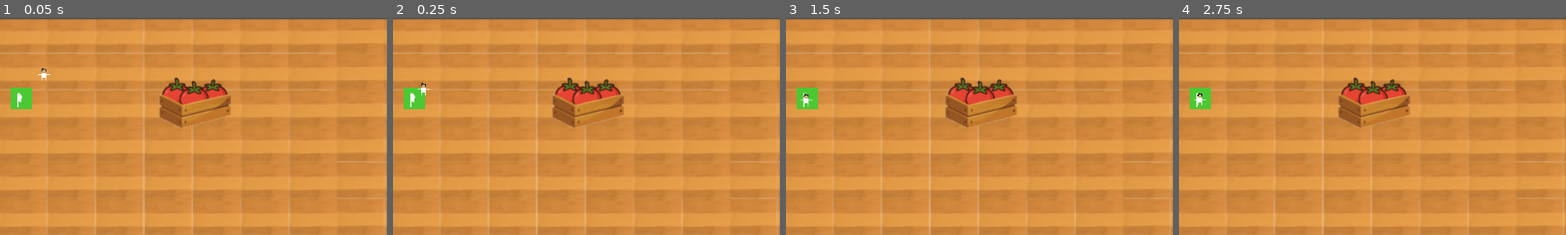
Above: before the commit, frames 1-4 (left to right).
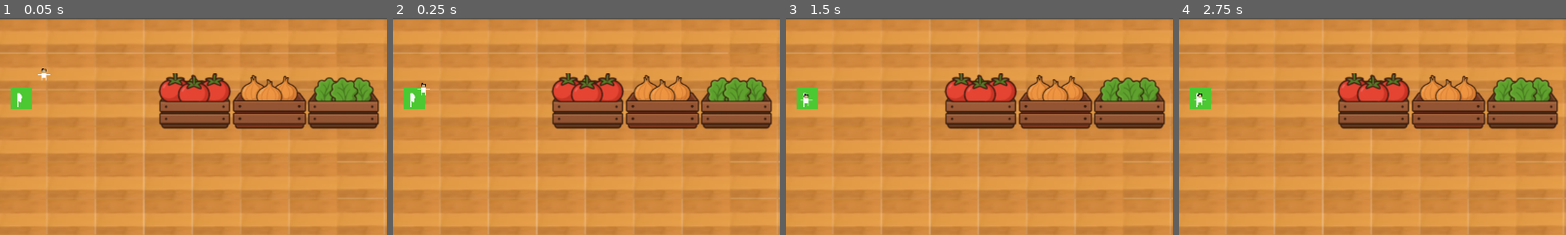
Above: after the commit, the same moments.

Repository: K41lee/Overcooked
Game: Godot game, scene res://Scene/Main/main.tscn
The game is run twice, just before and just after one commit, with the same random seed, the same clock (stepped at 60 frames per second) and the same inputs.
Inputs:
- Up to frame 1 (0.05 s): no input
- Up to frame 2 (0.25 s): no input
- Up to frame 3 (1.5 s): tap Enter (ui_accept) at 0.5, 0.77, 1.25 s; hold Right (ui_right) 0.53-1.28 s; hold Down (ui_down) from 1.28 s (still down)
- Up to frame 4 (2.75 s): tap Enter (ui_accept) at 1.52, 2 s; release Down (ui_down) at 2.03 s; hold Right (ui_right) from 2.03 s (still down)
The pictures show only the part of the screen within x 7-57%, y 0-50%; the shares and areas given below are measured in that part.

The runs differ from the first frame. In frame 1, 11% of the frame differs, in the area x 40-98%, y 25-52%; in frame 2, 11%; in frame 3, 11%; in frame 4, 11%.
Error in both runs: Attempt to call function 'get_overlapping_bodies' in base 'null instance' on a null instance. (res://Scene/Character/Script/player.gd:23)

Commit message:
Texture, bac et aliment

Diff:
--- a/Scene/Item/Food/scene/oignon.tscn
+++ b/Scene/Item/Food/scene/oignon.tscn
@@ -1,9 +1,11 @@
-[gd_scene load_steps=2 format=3 uid="uid://b5jb8vglbxrv7"]
+[gd_scene load_steps=3 format=3 uid="uid://b5jb8vglbxrv7"]
 
 [ext_resource type="Script" uid="uid://bq5pbrgsa34yo" path="res://Scene/Item/Food/Script/IngredientGenerale.gd" id="1_rrqvi"]
+[ext_resource type="Texture2D" uid="uid://dgmobnsgpiuxf" path="res://Scene/Item/Food/Sprite/Oignon.png" id="2_ud7rw"]
 
 [node name="oignon" type="Node2D"]
 script = ExtResource("1_rrqvi")
 ingredient_name = "oignon"
 
 [node name="Sprite2D" type="Sprite2D" parent="."]
+texture = ExtResource("2_ud7rw")
--- a/Scene/Item/Food/scene/salade.tscn
+++ b/Scene/Item/Food/scene/salade.tscn
@@ -1,9 +1,11 @@
-[gd_scene load_steps=2 format=3 uid="uid://nukyayrdw8ry"]
+[gd_scene load_steps=3 format=3 uid="uid://nukyayrdw8ry"]
 
 [ext_resource type="Script" uid="uid://bq5pbrgsa34yo" path="res://Scene/Item/Food/Script/IngredientGenerale.gd" id="1_g0ivs"]
+[ext_resource type="Texture2D" uid="uid://b0vy1viramvi1" path="res://Scene/Item/Food/Sprite/Salade.png" id="2_lnudy"]
 
 [node name="salade" type="Node2D"]
 script = ExtResource("1_g0ivs")
 ingredient_name = "salade"
 
 [node name="Sprite2D" type="Sprite2D" parent="."]
+texture = ExtResource("2_lnudy")
--- a/Scene/Item/Food/scene/tomate.tscn
+++ b/Scene/Item/Food/scene/tomate.tscn
@@ -1,9 +1,11 @@
-[gd_scene load_steps=2 format=3 uid="uid://8s6tfrguovh7"]
+[gd_scene load_steps=3 format=3 uid="uid://8s6tfrguovh7"]
 
 [ext_resource type="Script" uid="uid://bq5pbrgsa34yo" path="res://Scene/Item/Food/Script/IngredientGenerale.gd" id="1_s4c7p"]
+[ext_resource type="Texture2D" uid="uid://bhpjv22jqij2w" path="res://Scene/Item/Food/Sprite/Tomate.png" id="2_kfr2j"]
 
 [node name="tomate" type="Node2D"]
 script = ExtResource("1_s4c7p")
 ingredient_name = "tomate"
 
 [node name="Sprite2D" type="Sprite2D" parent="."]
+texture = ExtResource("2_kfr2j")
--- a/Scene/Main/main.tscn
+++ b/Scene/Main/main.tscn
@@ -8,7 +8,9 @@
 [ext_resource type="Script" uid="uid://curmwaet56ad3" path="res://Scene/Character/Script/cuisinier.gd" id="7_ymll4"]
 [ext_resource type="PackedScene" uid="uid://bj1qj3qbthqqj" path="res://Scene/furniture/Spawner/Scene/SpawnerTomate.tscn" id="8_mkk67"]
 [ext_resource type="Texture2D" uid="uid://c0hjr7onql7i2" path="res://Scene/Character/Sprite/New Piskel.png" id="8_ryx2q"]
+[ext_resource type="PackedScene" uid="uid://dpngk3ie1hbb0" path="res://Scene/furniture/Spawner/Scene/SpawnerSalade.tscn" id="9_6rqp4"]
 [ext_resource type="PackedScene" uid="uid://bi726se5gvxhb" path="res://Scene/Background/Background.tscn" id="9_mkk67"]
+[ext_resource type="PackedScene" uid="uid://bw882osdsurnn" path="res://Scene/furniture/Spawner/Scene/SpawnerOignon.tscn" id="10_f3d4m"]
 
 [sub_resource type="CapsuleShape2D" id="CapsuleShape2D_4c57u"]
 
@@ -48,6 +50,12 @@
 [node name="SpawnerTomate" parent="." instance=ExtResource("8_mkk67")]
 position = Vector2(218, 51)
 
+[node name="SpawnerSalade" parent="." instance=ExtResource("9_6rqp4")]
+position = Vector2(439, 51)
+
+[node name="SpawnPoint" parent="." instance=ExtResource("10_f3d4m")]
+position = Vector2(330, 50)
+
 [node name="CanvasLayer" type="CanvasLayer" parent="."]
 
 [node name="UI" parent="CanvasLayer" instance=ExtResource("6_8ao5t")]
--- a/Scene/furniture/Spawner/Scene/SpawnerOignon.tscn
+++ b/Scene/furniture/Spawner/Scene/SpawnerOignon.tscn
@@ -2,7 +2,7 @@
 
 [ext_resource type="Script" uid="uid://b4m6kmocrvgpr" path="res://Scene/furniture/Spawner/Script/ingredient_spawner.gd" id="1_wfnp4"]
 [ext_resource type="PackedScene" uid="uid://b5jb8vglbxrv7" path="res://Scene/Item/Food/scene/oignon.tscn" id="2_wh0oo"]
-[ext_resource type="Texture2D" uid="uid://baklha5rb36eh" path="res://Scene/furniture/Sprite/FoodSpawnerTest.png" id="2_xf6mn"]
+[ext_resource type="Texture2D" uid="uid://cesv3ua23qqo4" path="res://Scene/furniture/Sprite/CaisseOignon.png" id="3_xf6mn"]
 
 [sub_resource type="RectangleShape2D" id="RectangleShape2D_hkq1m"]
 
@@ -15,4 +15,4 @@
 shape = SubResource("RectangleShape2D_hkq1m")
 
 [node name="Sprite2D" type="Sprite2D" parent="."]
-texture = ExtResource("2_xf6mn")
+texture = ExtResource("3_xf6mn")
--- a/Scene/furniture/Spawner/Scene/SpawnerSalade.tscn
+++ b/Scene/furniture/Spawner/Scene/SpawnerSalade.tscn
@@ -1,8 +1,8 @@
 [gd_scene load_steps=5 format=3 uid="uid://dpngk3ie1hbb0"]
 
 [ext_resource type="Script" uid="uid://b4m6kmocrvgpr" path="res://Scene/furniture/Spawner/Script/ingredient_spawner.gd" id="1_ekofl"]
-[ext_resource type="Texture2D" uid="uid://baklha5rb36eh" path="res://Scene/furniture/Sprite/FoodSpawnerTest.png" id="2_j0krj"]
 [ext_resource type="PackedScene" uid="uid://nukyayrdw8ry" path="res://Scene/Item/Food/scene/salade.tscn" id="2_peucc"]
+[ext_resource type="Texture2D" uid="uid://d0p07use73uqi" path="res://Scene/furniture/Sprite/BacASalade.png" id="3_j0krj"]
 
 [sub_resource type="RectangleShape2D" id="RectangleShape2D_hkq1m"]
 
@@ -15,4 +15,4 @@
 shape = SubResource("RectangleShape2D_hkq1m")
 
 [node name="Sprite2D" type="Sprite2D" parent="."]
-texture = ExtResource("2_j0krj")
+texture = ExtResource("3_j0krj")
--- a/Scene/furniture/Spawner/Scene/SpawnerTomate.tscn
+++ b/Scene/furniture/Spawner/Scene/SpawnerTomate.tscn
@@ -2,7 +2,7 @@
 
 [ext_resource type="Script" uid="uid://b4m6kmocrvgpr" path="res://Scene/furniture/Spawner/Script/ingredient_spawner.gd" id="1_1ayrb"]
 [ext_resource type="PackedScene" uid="uid://8s6tfrguovh7" path="res://Scene/Item/Food/scene/tomate.tscn" id="2_y8jfo"]
-[ext_resource type="Texture2D" uid="uid://ck7f2574h2kuq" path="res://Scene/furniture/Sprite/CaisseTomate.png" id="3_2uyqj"]
+[ext_resource type="Texture2D" uid="uid://bo55eep8a2hxp" path="res://Scene/furniture/Sprite/BacATomate.png" id="3_2uyqj"]
 
 [sub_resource type="RectangleShape2D" id="RectangleShape2D_hkq1m"]
 
Binary file added: Scene/Item/Food/Sprite/Oignon.png
Not shown, added: Scene/Item/Food/Sprite/Oignon.png.import
Binary file added: Scene/Item/Food/Sprite/Salade.png
Not shown, added: Scene/Item/Food/Sprite/Salade.png.import
Binary file added: Scene/Item/Food/Sprite/Tomate.png
Not shown, added: Scene/Item/Food/Sprite/Tomate.png.import
Not shown: 1 places in Scene/Main/main.tscn that only renumber resources
Binary file added: Scene/furniture/Sprite/BacASalade.png
Not shown, changed: Scene/furniture/Sprite/BacASalade.png.import
Binary file added: Scene/furniture/Sprite/BacATomate.png
Not shown, added: Scene/furniture/Sprite/BacATomate.png.import
Binary file added: Scene/furniture/Sprite/CaisseOignon.png
(and 2 more such lines)
